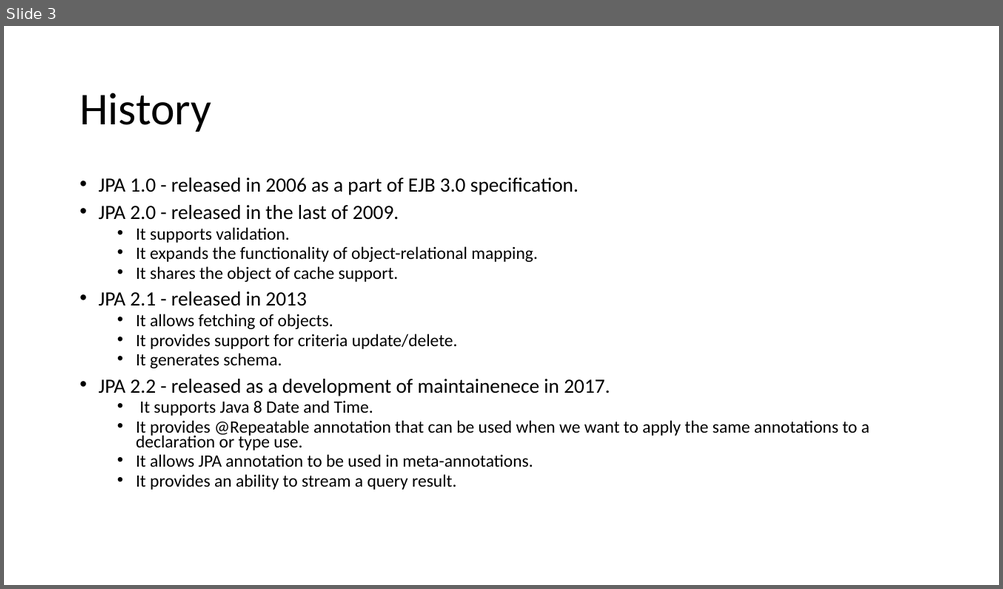
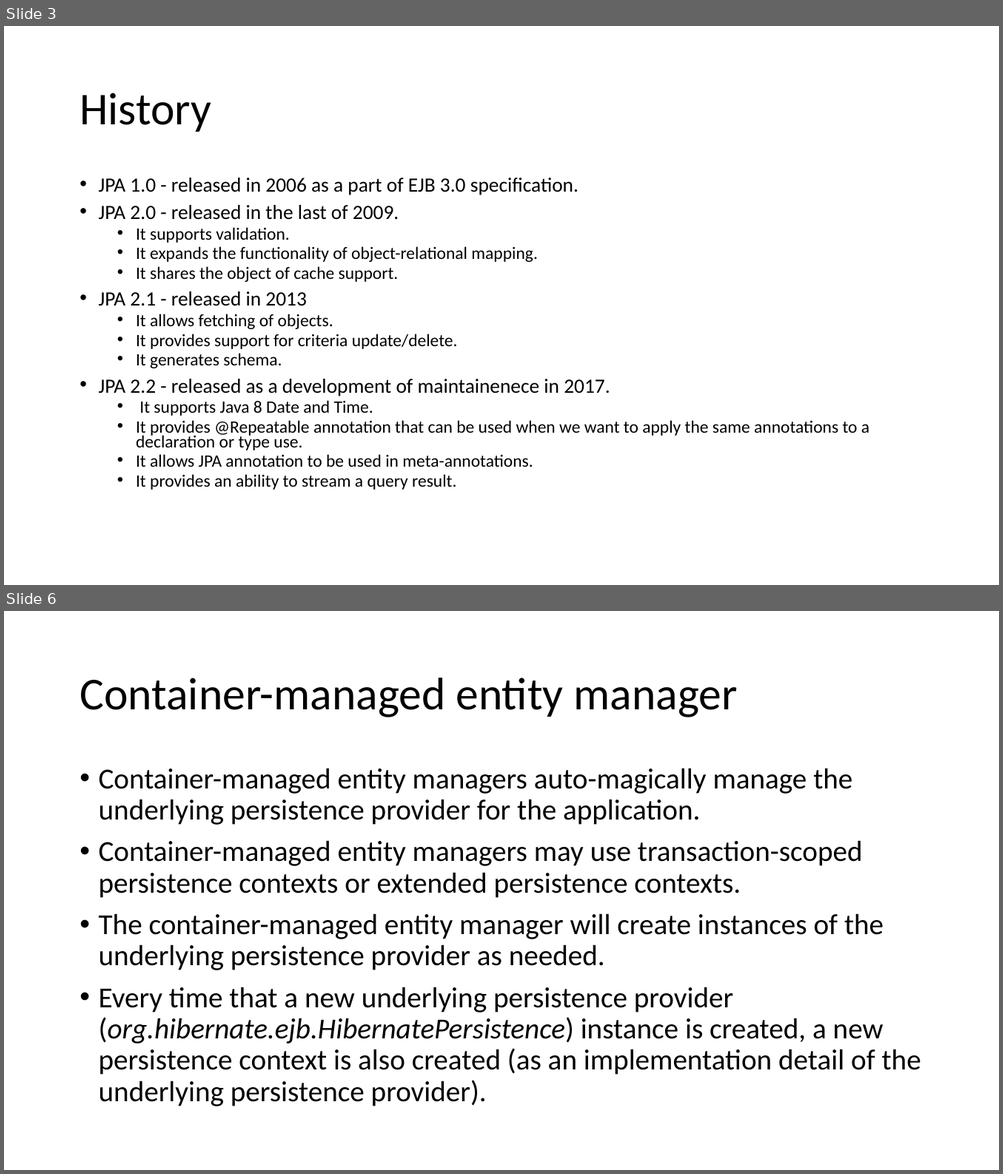
Before and after one commit to lawren43/mytest-repo, a slide deck: test-springmvc/doc/20181018-Spring JPA.pptx. Shown one above the other, each under a label of ours: slide 3 before the commit, slides 3 and 6 after it; the slides between them are not shown. The pictures are 1003x589 and 1003x1174 pixels, drawn with LibreOffice and Linux fonts; fonts in the diff are those of the drawing. Boxes give left, top, right and bottom in pixels: in the first picture for what was removed or moved away, otherwise in the second. Text is boxed around its words. In the diff, an @@ line names an element or a change of style, - is before the commit and + after.

```diff
--- a/test-springmvc/doc/20181018-Spring JPA.pptx
+++ b/test-springmvc/doc/20181018-Spring JPA.pptx
@@ slide 6 added at (x1=4, y1=611, x2=999, y2=1170), background #FFFFFF @@
@@ title added at (x1=79, y1=678, x2=737, y2=718), 44 pt, text #000000 @@
+Container-managed entity manager
@@ text added at (x1=99, y1=768, x2=921, y2=1107), 28 pt, text #000000 @@
+• Container-managed entity managers auto-magically manage the underlying persistence provider for the application.
+• Container-managed entity managers may use transaction-scoped persistence contexts or extended persistence contexts.
+• The container-managed entity manager will create instances of the underlying persistence provider as needed.
+• Every time that a new underlying persistence provider (org.hibernate.ejb.HibernatePersistence) instance is created, a new persistence context is also created (as an implementation detail of the underlying persistence provider).
```
Also in this commit, not shown: 1 slide changed, 17 other slides added, 3 other files.
